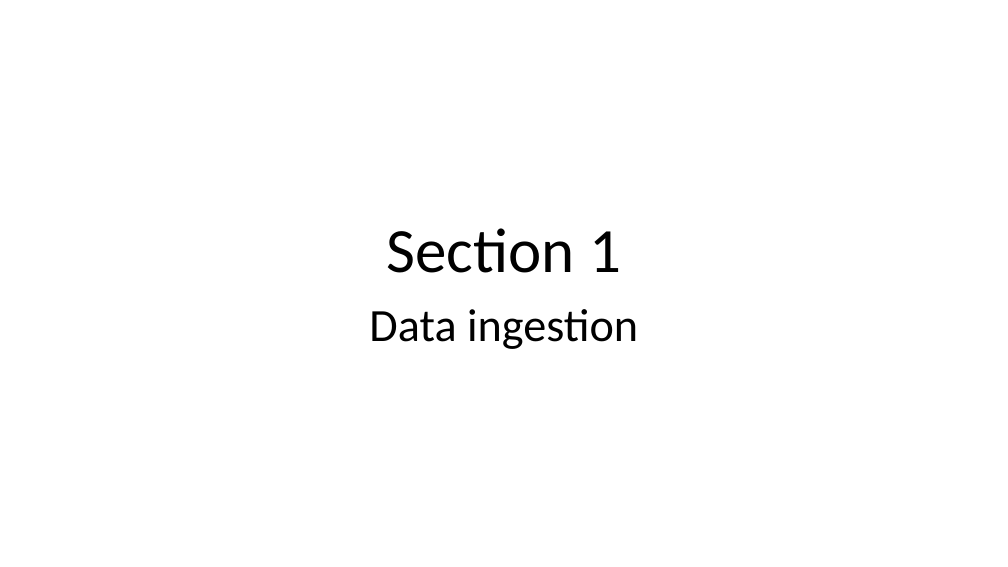
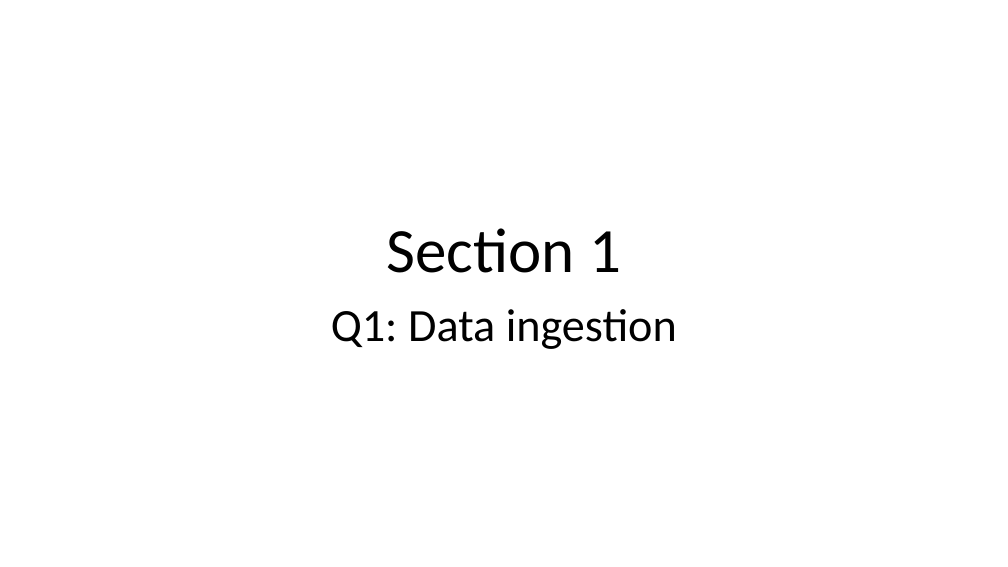
Before and after one commit to stepan-o/lift, a slide deck: slide 2 of presentations/Yelp_dataset_results.pptx. Drawn at 1008x567 pixels with LibreOffice and Linux fonts; fonts in the diff are those of the drawing. Boxes give left, top, right and bottom in pixels: in the first picture for what was removed or moved away, otherwise in the second. Text is boxed around its words. In the diff, an @@ line names an element or a change of style, - is before the commit and + after.

Commit message:
update presentation

```diff
--- a/presentations/Yelp_dataset_results.pptx
+++ b/presentations/Yelp_dataset_results.pptx
@@ subtitle at (x1=331, y1=309, x2=677, y2=349): text changed @@
-Data ingestion
+Q1: Data ingestion
```
Also in this commit, not shown: 7 slides added.
